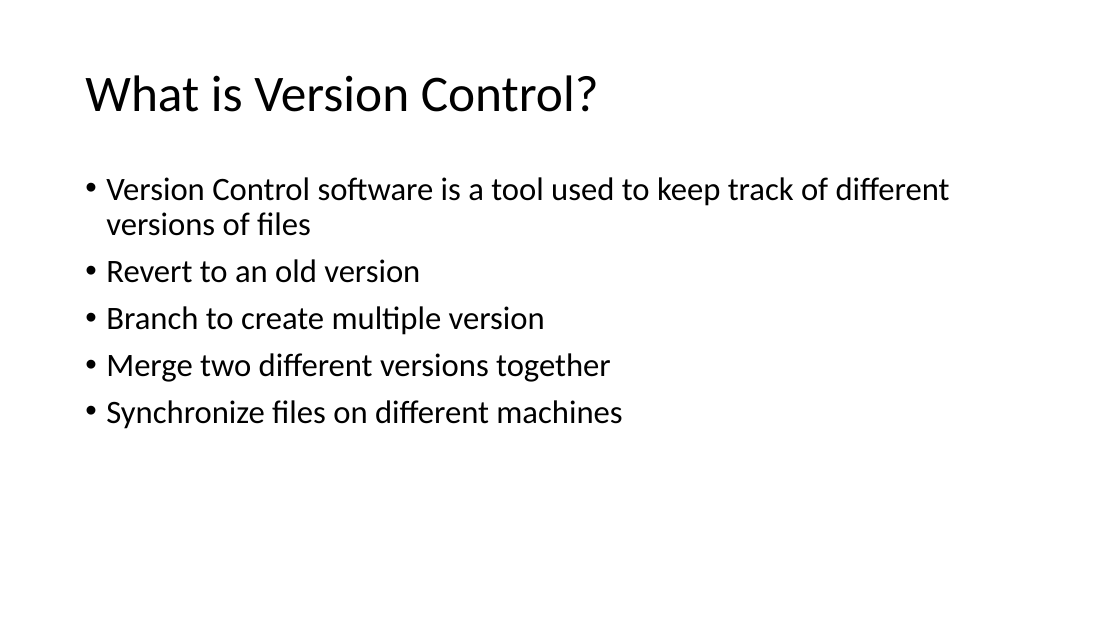
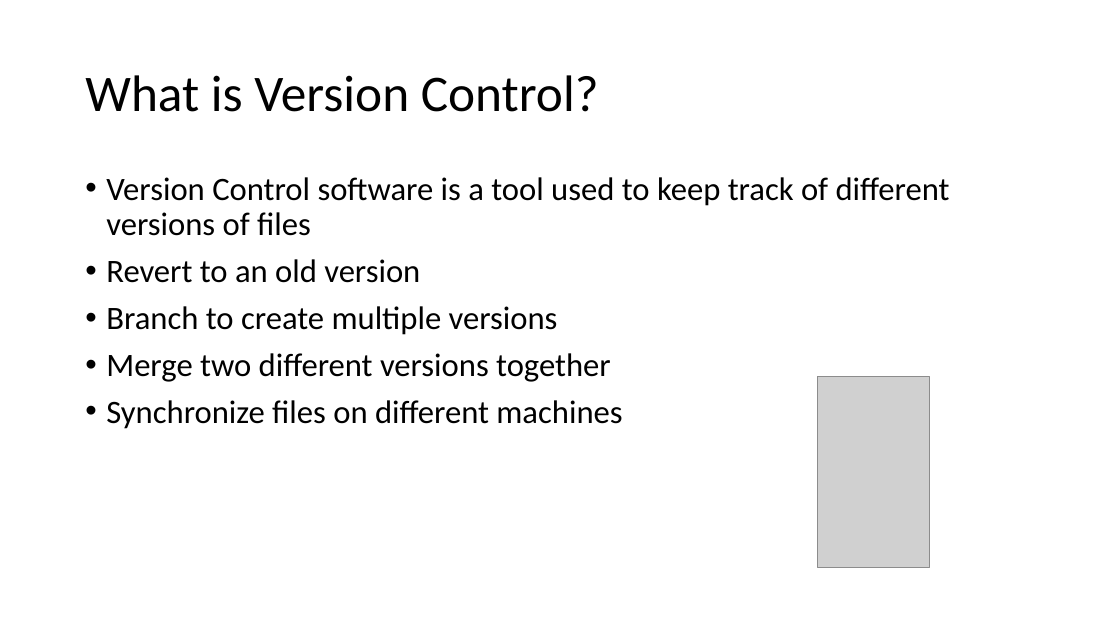
Before and after one commit to shabbir-hussain/ecse321tutorials, a slide deck: slide 3 of 01-githubTutorial1.pptx (slide 2 before the commit). Drawn at 1120x630 pixels with LibreOffice and Linux fonts; fonts in the diff are those of the drawing; grey boxes stand for pictures. Boxes give left, top, right and bottom in pixels: in the first picture for what was removed or moved away, otherwise in the second. Text is boxed around its words. In the diff, an @@ line names an element or a change of style, - is before the commit and + after.

```diff
--- a/01-githubTutorial1.pptx
+++ b/01-githubTutorial1.pptx
@@ text at <box>106,306,558,335</box>: text changed @@
-• Branch to create multiple version
+• Branch to create multiple versions
@@ picture added at <box>818,376,930,567</box> @@
```
Also in this commit, not shown: 5 other slides changed, 5 slides added, 2 slides removed.
